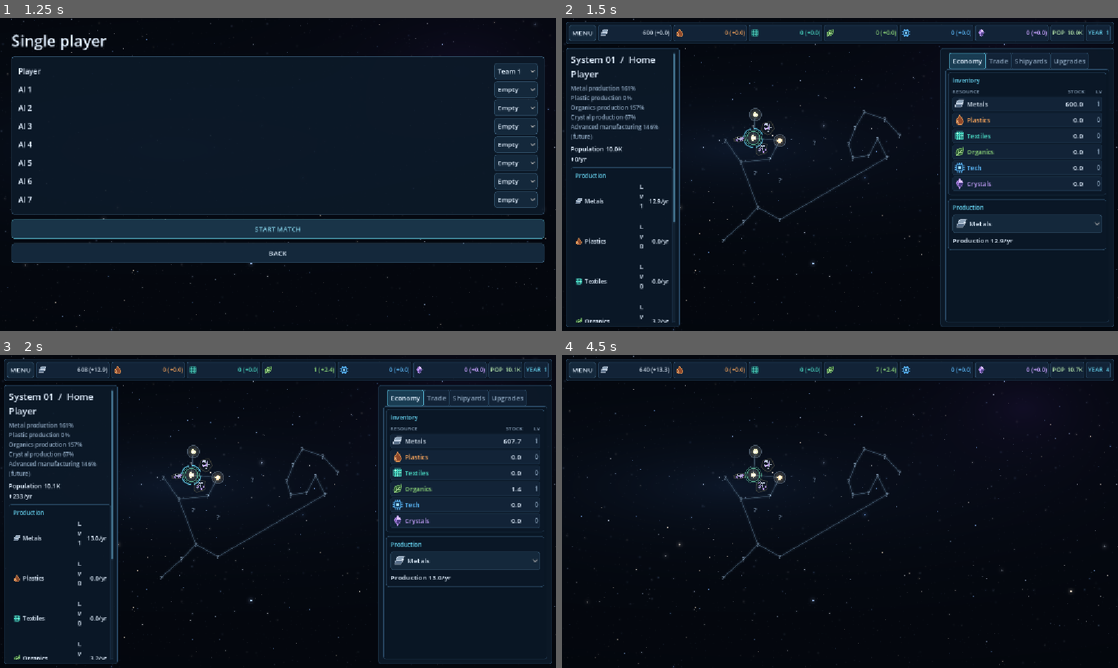
Above: before the commit, frames 1-4 (two rows, left to right).
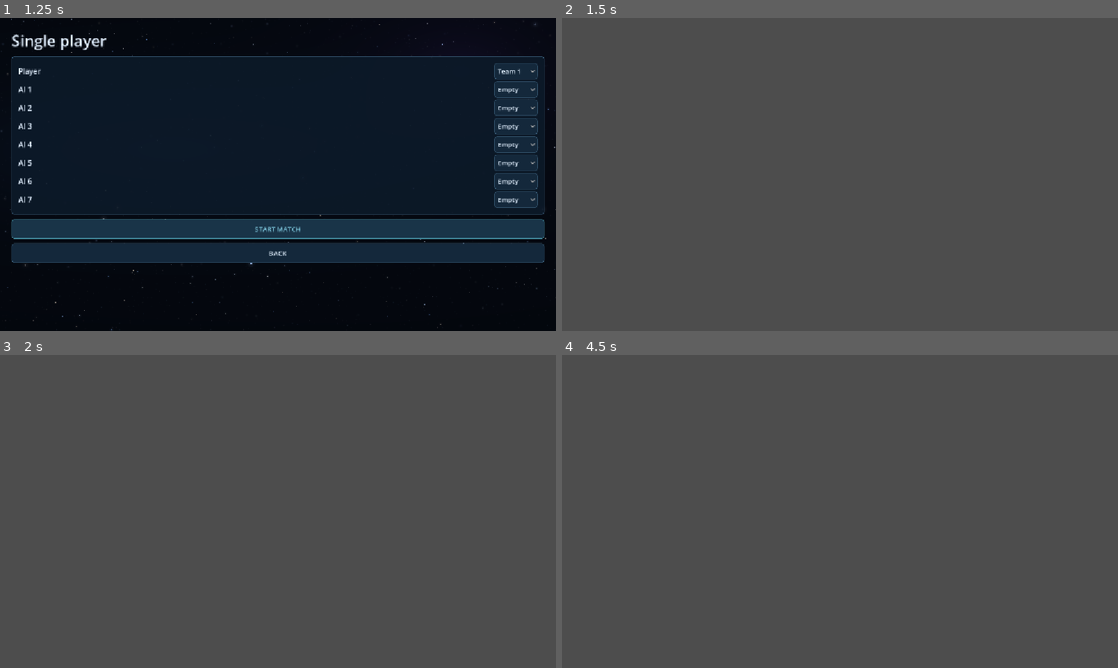
Above: after the commit, the same moments.

Repository: Allumnium/krangblade
Game: Godot game, scene res://scenes/main.tscn
Same seed, same stepped clock (60 frames per second), same inputs: the game is played once before the commit and once after it.
Inputs (mouse positions are in pixels of both pictures, inside the frame that each line leads up to):
- Up to frame 1 (1.25 s): click "SINGLE PLAYER" at 0.5 s
- Up to frame 2 (1.5 s): click "START MATCH" at 1.25 s
- Up to frame 3 (2 s): no input
- Up to frame 4 (4.5 s): click (1029, 561) at 2 s, where only the run before the commit has a clickable "Metals"; click (584, 370) at 2.75 s, where only the run before the commit has a clickable "MENU"; click (873, 524) at 3.5 s, where only the run before the commit has a clickable "Resume"; drag from (840, 511) to (895, 442) at 4.27 s

Frame 1 is identical in both runs. In frame 2, 99% of the frame differs, in the area x 0-100%, y 0-100%; in frame 3, 99%; in frame 4, 100%.
Error after the commit: Parse Error: There is already a variable named "row" declared in this scope. (res://scripts/match.gd:378)

Commit message:
Show independent trade range sliders for every resource

Diff:
--- a/scripts/match.gd
+++ b/scripts/match.gd
@@ -60,8 +60,6 @@
 var global_resource_tiles: Dictionary = {}
 var global_population_label: Label
 var year_label: Label
-var trade_picker: OptionButton
-var trade_detail: Label
 var info: Label
 var stock_labels: Dictionary = {}
 var level_labels: Dictionary = {}
@@ -71,7 +69,8 @@
 var system_visual_seed: int = -1
 var resource_picker: OptionButton
 var resource_detail: Label
-var threshold_slider: TradeRange
+var trade_sliders: Dictionary = {}
+var trade_stock_labels: Dictionary = {}
 var upgrade_cards: Dictionary = {}
 var continuous_checks: Dictionary = {}
 var repeat_icon: Texture2D
@@ -373,20 +372,31 @@
     production.add_child(resource_picker)
     resource_detail = _label("")
     production.add_child(resource_detail)
-    var logistics: VBoxContainer = HUD.section(trade_page, "Thresholds")
-    trade_picker = OptionButton.new()
     for resource in ECONOMY.RESOURCES:
-        trade_picker.add_icon_item(HUD.ICONS[resource], resource)
-    trade_picker.item_selected.connect(func(_i: int) -> void: _load_thresholds(); _refresh())
-    logistics.add_child(trade_picker)
-    trade_detail = _label("")
-    logistics.add_child(trade_detail)
-    threshold_slider = TradeRange.new()
-    threshold_slider.custom_minimum_size.y = 56
-    threshold_slider.size_flags_horizontal = Control.SIZE_EXPAND_FILL
-    threshold_slider.tooltip_text = "Import below the left handle; export above the right handle. 100%% = %.0f units." % ECONOMY.TRADE_REFERENCE
-    threshold_slider.committed.connect(_apply_thresholds)
-    logistics.add_child(threshold_slider)
+        var logistics: VBoxContainer = HUD.section(trade_page, "")
+        logistics.get_child(0).hide()
+        var row := HBoxContainer.new()
+        logistics.add_child(row)
+        var resource_icon := TextureRect.new()
+        resource_icon.texture = HUD.ICONS[resource]
+        resource_icon.custom_minimum_size = Vector2(18, 18)
+        resource_icon.expand_mode = TextureRect.EXPAND_IGNORE_SIZE
+        resource_icon.stretch_mode = TextureRect.STRETCH_KEEP_ASPECT_CENTERED
+        row.add_child(resource_icon)
+        var name_label := _label(resource, 13)
+        name_label.size_flags_horizontal = Control.SIZE_EXPAND_FILL
+        name_label.add_theme_color_override("font_color", HUD.COLORS[resource])
+        row.add_child(name_label)
+        var stock_label := _label("", 12)
+        row.add_child(stock_label)
+        trade_stock_labels[resource] = stock_label
+        var slider := TradeRange.new()
+        slider.custom_minimum_size.y = 56
+        slider.size_flags_horizontal = Control.SIZE_EXPAND_FILL
+        slider.tooltip_text = "Import below the left handle; export above the right handle. 100%% = %.0f units." % ECONOMY.TRADE_REFERENCE
+        slider.committed.connect(_apply_thresholds.bind(resource))
+        logistics.add_child(slider)
+        trade_sliders[resource] = slider
     var shipyards: VBoxContainer = HUD.section(shipyard_page, "Build")
     ship_button = _ship_build_row(shipyards, "BUILD LOGISTICS SHIP", "ship")
     HUD.action(ship_button)
@@ -757,30 +767,30 @@
 func _resource() -> String:
     return resource_picker.get_item_text(resource_picker.selected)
 
-func _trade_resource() -> String:
-    return trade_picker.get_item_text(trade_picker.selected)
-
 func _load_thresholds() -> void:
     var p: Dictionary = _planet()
     if p.is_empty():
         return
-    var t: Dictionary = p["thresholds"][_trade_resource()]
-    threshold_slider.set_range(float(t["min"]), float(t["max"]))
+    for resource in ECONOMY.RESOURCES:
+        var t: Dictionary = p["thresholds"][resource]
+        var slider: TradeRange = trade_sliders[resource]
+        slider.set_range(float(t["min"]), float(t["max"]))
     _update_trade_stock(p)
 
 func _update_trade_stock(p: Dictionary) -> void:
-    var resource: String = _trade_resource()
-    var stock: float = float(p["stock"][resource])
-    threshold_slider.set_stock(stock, ECONOMY.TRADE_REFERENCE, HUD.COLORS[resource])
-    trade_detail.text = "Stock: %.1f / %.0f" % [stock, ECONOMY.TRADE_REFERENCE]
-    # Do not overwrite handles during a drag, even if a network snapshot arrives.
-    if threshold_slider.active_handle < 0:
-        var t: Dictionary = p["thresholds"][resource]
-        if not is_equal_approx(threshold_slider.lower, float(t["min"])) or not is_equal_approx(threshold_slider.upper, float(t["max"])):
-            threshold_slider.set_range(float(t["min"]), float(t["max"]))
-
-func _apply_thresholds(minimum: float, maximum: float) -> void:
-    session.call("request_thresholds", selected, _trade_resource(), minimum, maximum)
+    for resource in ECONOMY.RESOURCES:
+        var slider: TradeRange = trade_sliders[resource]
+        var stock: float = float(p["stock"][resource])
+        slider.set_stock(stock, ECONOMY.TRADE_REFERENCE, HUD.COLORS[resource])
+        trade_stock_labels[resource].text = "%.1f / %.0f" % [stock, ECONOMY.TRADE_REFERENCE]
+        # Preserve this handle while dragging, even when a snapshot arrives.
+        if slider.active_handle < 0:
+            var t: Dictionary = p["thresholds"][resource]
+            if not is_equal_approx(slider.lower, float(t["min"])) or not is_equal_approx(slider.upper, float(t["max"])):
+                slider.set_range(float(t["min"]), float(t["max"]))
+
+func _apply_thresholds(minimum: float, maximum: float, resource: String) -> void:
+    session.call("request_thresholds", selected, resource, minimum, maximum)
 
 func _operation(kind: String, target: String = "") -> void:
     session.call("request_operation", selected, kind, target)
@@ -835,8 +845,11 @@
         _sync_repeat(check, p, kind, owned and (kind != "ship" or bool(p.get("home", false))))
     queue_title.text = "Queue  %d/%d" % [(p.get("queue", []) as Array).size(), ECONOMY.MAX_QUEUE]
     colony_button.disabled = not owned or full
-    threshold_slider.enabled = owned
-    threshold_slider.queue_redraw()
+    for slider in trade_sliders.values():
+        slider.enabled = owned
+        if not owned:
+            slider.active_handle = -1
+        slider.queue_redraw()
     fighter_button.disabled = not owned or full
     miner_button.disabled = not owned or full
     ship_button.disabled = true
@@ -845,7 +858,6 @@
         info.text = "Select a system."
         population_label.text = ""
         resource_detail.text = ""
-        trade_detail.text = ""
         _refresh_queue(p, false)
         inventory.hide()
         return
@@ -1287,7 +1299,7 @@
     var focus: Control = get_viewport().gui_get_focus_owner()
     if focus is LineEdit or focus is TextEdit:
         return
-    for picker in [resource_picker, trade_picker, colony_picker]:
+    for picker in [resource_picker, colony_picker]:
         if picker.get_popup().visible:
             return
     var direction := Vector2(
--- a/tests/map_view_smoke.gd
+++ b/tests/map_view_smoke.gd
@@ -63,15 +63,17 @@
     var tabs: TabContainer = view.get("inspector_tabs")
     assert(tabs.get_tab_count() == 4)
     assert(tabs.get_tab_title(0) == "Economy" and tabs.get_tab_title(1) == "Trade" and tabs.get_tab_title(2) == "Shipyards" and tabs.get_tab_title(3) == "Upgrades")
-    var trade: OptionButton = view.get("trade_picker")
-    assert(trade.item_count == 6)
-    trade.select(3)
+    var trade_sliders: Dictionary = view.get("trade_sliders")
+    assert(trade_sliders.size() == 6)
+    for resource in ["Metals", "Plastics", "Textiles", "Organics", "Tech", "Crystals"]:
+        assert(trade_sliders.has(resource))
+        assert(tabs.get_tab_control(1).is_ancestor_of(trade_sliders[resource]))
     view.call("_load_thresholds")
-    assert(view.call("_trade_resource") == "Organics")
     assert(view.call("_resource") == "Metals")
     tabs.current_tab = 1
     await process_frame
-    var slider: Control = view.get("threshold_slider")
+    var slider: Control = trade_sliders["Organics"]
+    var metal_slider: Control = trade_sliders["Metals"]
     var stock_state: Dictionary = session.get("economy")
     var stock_system: Dictionary = stock_state["planets"][0]
     var saved_stock: float = float(stock_system["stock"]["Organics"])
@@ -108,11 +110,9 @@
     slider.call("_gui_input", threshold_mouse)
     assert(is_equal_approx(float(slider.get("lower")), 65.0))
     assert(is_equal_approx(float(threshold_state["planets"][0]["thresholds"]["Organics"]["min"]), 65.0))
-    trade.select(0)
-    view.call("_load_thresholds")
-    assert(is_equal_approx(float(slider.get("lower")), 10.0))
-    assert(is_equal_approx(float(slider.get("upper")), 20.0))
-    trade.select(3)
+    assert(is_equal_approx(float(metal_slider.get("lower")), 10.0))
+    assert(is_equal_approx(float(metal_slider.get("upper")), 20.0))
+    assert(is_equal_approx(float(threshold_state["planets"][0]["thresholds"]["Metals"]["max"]), 20.0))
     view.call("_load_thresholds")
     assert(is_equal_approx(float(slider.get("lower")), 65.0))
     assert(is_equal_approx(float(slider.get("upper")), 65.0))
@@ -216,7 +216,7 @@
     assert((active[0]["progress"] as ProgressBar).value > 0.0)
     tabs.current_tab = 2
     assert(tabs.get_tab_control(2).is_ancestor_of(view.get("queue_list")))
-    assert(tabs.get_tab_control(1).is_ancestor_of(trade))
+    assert(tabs.get_tab_control(1).is_ancestor_of(metal_slider))
     assert((queue_rows[colony_job_id]["progress"] as ProgressBar).value > 0.0)
     assert((queue_rows[colony_job_id]["cost"] as Label).text.contains("Metals"))
     # Cancel an active hull through its own row, then rebuild it.
--- a/tests/network_smoke.gd
+++ b/tests/network_smoke.gd
@@ -192,15 +192,17 @@
         var view: Node = current_scene
         if cancel_sent and verified == expected_players and view != null and view.has_method("_update_trade_stock"):
             view.set("selected", home_index)
-            var picker: OptionButton = view.get("trade_picker")
-            picker.select(0)
             view.call("_load_thresholds")
             view.call("_refresh")
-            var slider: Control = view.get("threshold_slider")
-            var stock: float = float(state["planets"][home_index]["stock"]["Metals"])
-            if not is_equal_approx(float(slider.get("stock_percent")), clampf(stock / ECON.TRADE_REFERENCE * 100.0, 0.0, 100.0)):
-                _fail("Replicated inventory does not match the trade bar.")
-                return
+            var sliders: Dictionary = view.get("trade_sliders")
+            var home: Dictionary = state["planets"][home_index]
+            for resource in ECON.RESOURCES:
+                var slider: Control = sliders[resource]
+                var stock: float = float(home["stock"][resource])
+                var thresholds: Dictionary = home["thresholds"][resource]
+                if not is_equal_approx(float(slider.get("stock_percent")), clampf(stock / ECON.TRADE_REFERENCE * 100.0, 0.0, 100.0)) or not is_equal_approx(float(slider.get("lower")), float(thresholds["min"])) or not is_equal_approx(float(slider.get("upper")), float(thresholds["max"])):
+                    _fail("Replicated inventory or thresholds do not match the trade bars.")
+                    return
             economy_verified = true
     if not economy_verified:
         create_timer(0.25).timeout.connect(_check_economy_sync)
